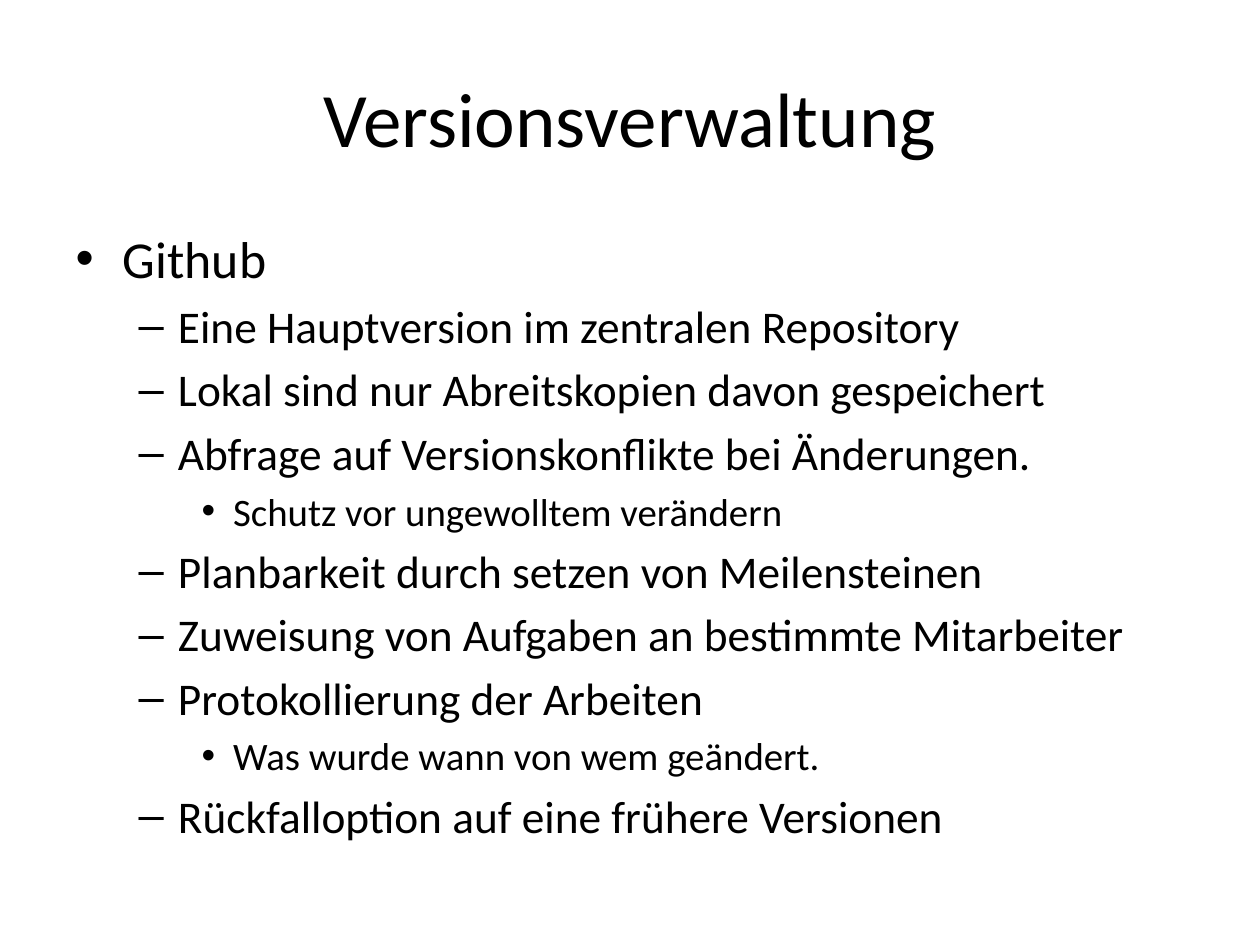
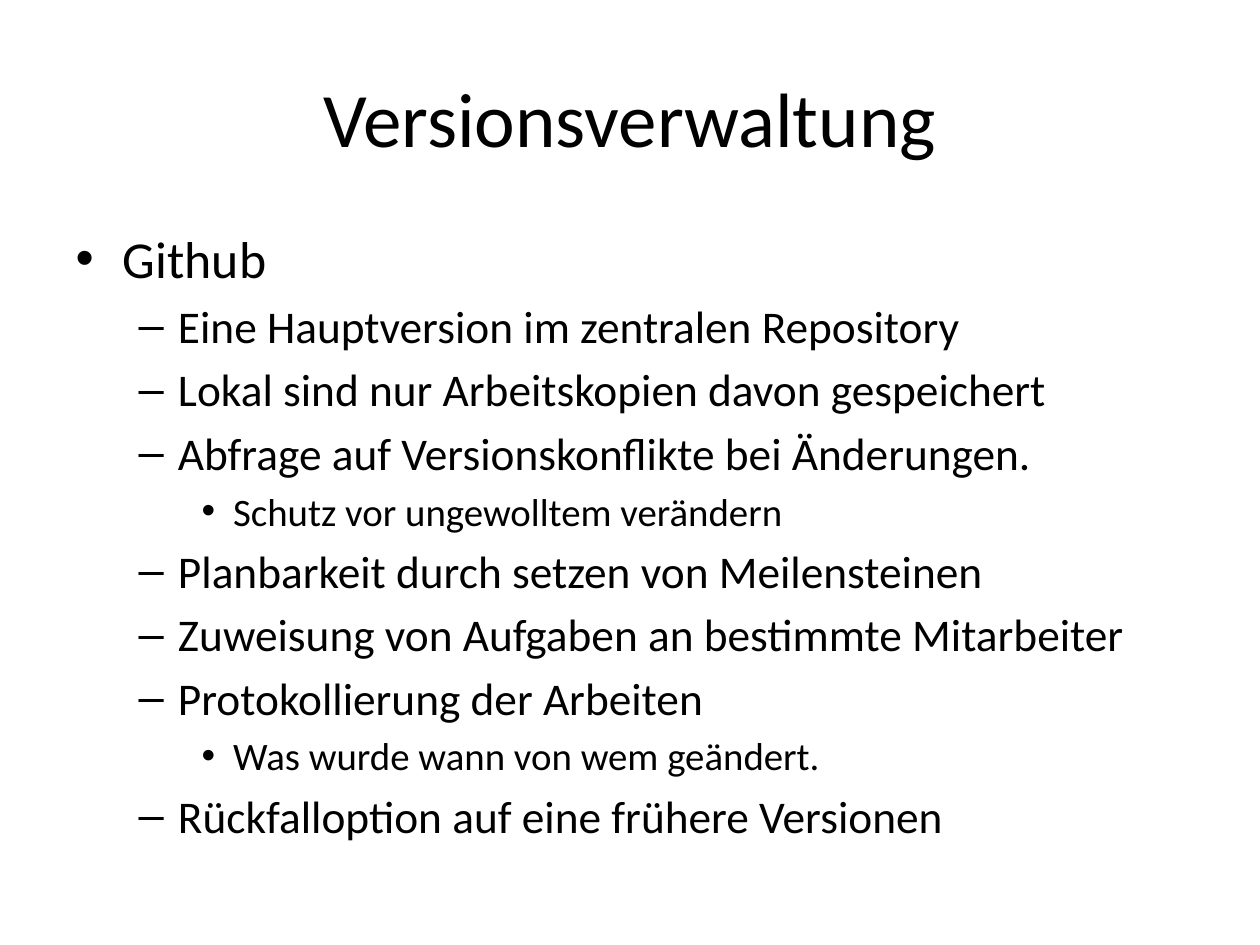
Before and after one commit to JanSutmoeller/HFTL-APP, a slide deck: slide 9 of Dokumentation/Präsentation/Präsentation1.pptx. Drawn at 1260x945 pixels with LibreOffice and Linux fonts; fonts in the diff are those of the drawing. Boxes give left, top, right and bottom in pixels: in the first picture for what was removed or moved away, otherwise in the second. Text is boxed around its words. In the diff, an @@ line names an element or a change of style, - is before the commit and + after.

```diff
--- a/Dokumentation/Präsentation/Präsentation1.pptx
+++ b/Dokumentation/Präsentation/Präsentation1.pptx
@@ text at <box>178,374,1045,414</box>: text changed @@
-  – Lokal sind nur Abreitskopien davon gespeichert
+  – Lokal sind nur Arbeitskopien davon gespeichert
```
Also in this commit, not shown: 1 other slide changed, 1 other file.
